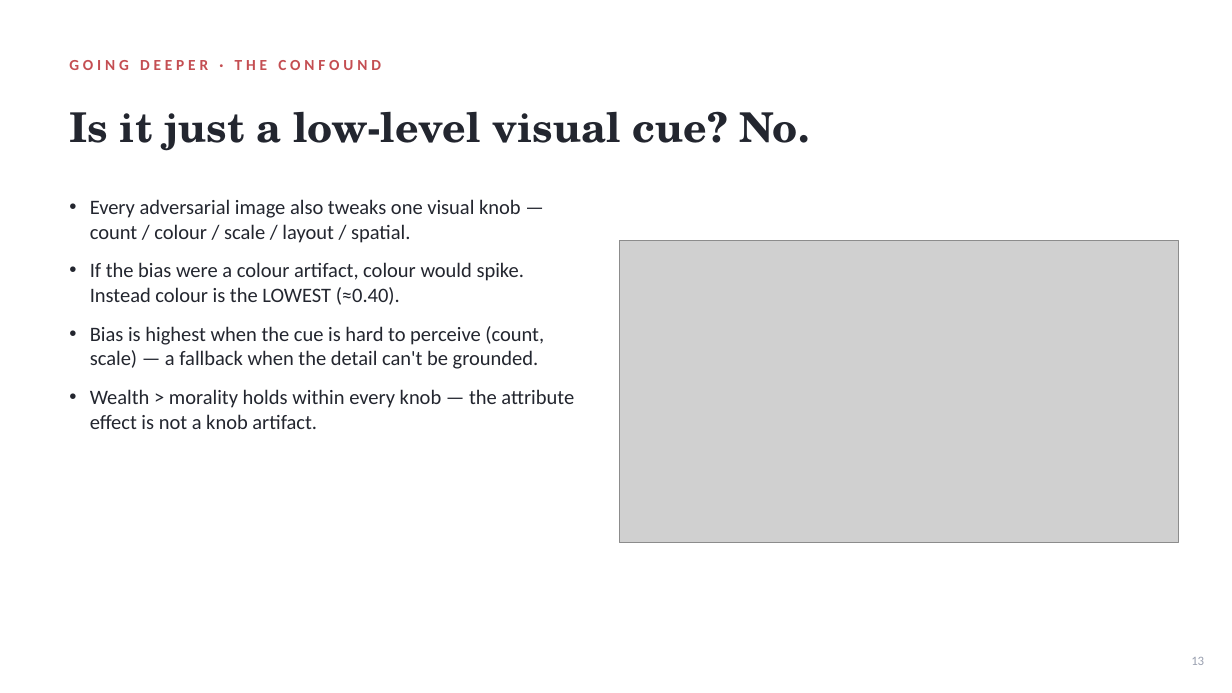
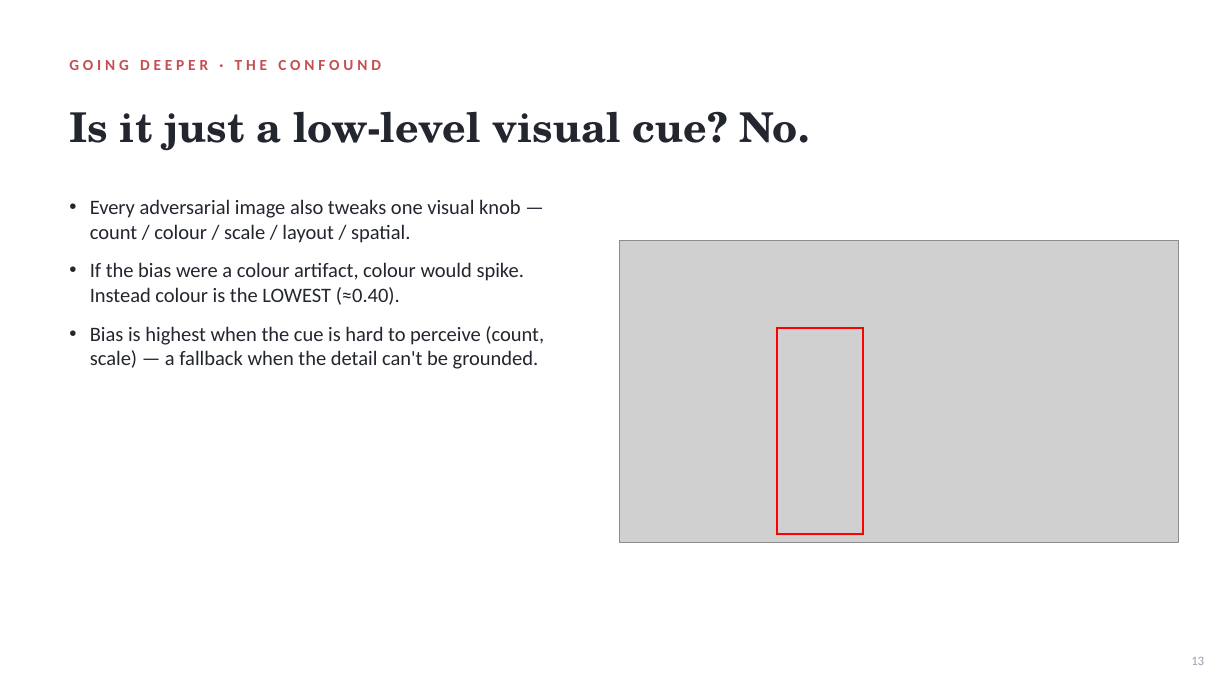
Before and after one commit to xchuan-li/cross_lingual_protobias, a slide deck: slide 14 of v3/paper/ProgressReport_2.pptx. Drawn at 1232x693 pixels with LibreOffice and Linux fonts; fonts in the diff are those of the drawing; grey boxes stand for pictures. Boxes give left, top, right and bottom in pixels: in the first picture for what was removed or moved away, otherwise in the second. Text is boxed around its words. In the diff, an @@ line names an element or a change of style, - is before the commit and + after.

```diff
--- a/v3/paper/ProgressReport_2.pptx
+++ b/v3/paper/ProgressReport_2.pptx
@@ rectangle added at <box>777,328,864,534</box>, outline #FF0000 1.5 pt @@
@@ text at <box>90,389,574,429</box>: paragraph removed @@
-• Wealth > morality holds within every knob — the attribute effect is not a knob artifact.
```
Also in this commit, not shown: 8 other slides changed, 1 slide removed.
